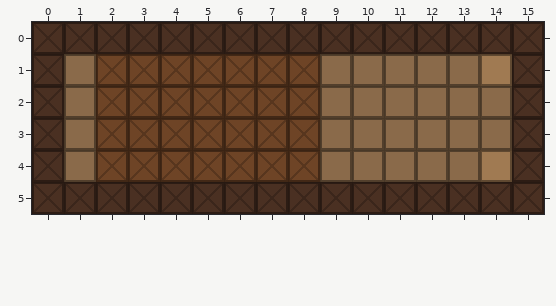
One commit to this Tiled map (JSON): packages/content/cars-src/engine.tmj. That is the earlier state.
Cells are 32x32 px. Shown: x 0..15, y 0..5.
The same view after the edit:
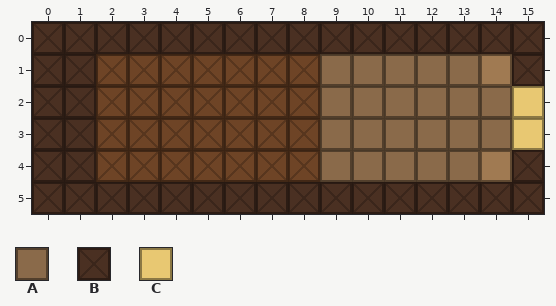
Key: from "cars": A 0, B 1, C 2.
_ is an empty cell.
From old to new:
Layer "cells":
Tile B replaces tile A in rows 1 to 4 at x 1.
Tile C replaces tile B in rows 2 to 3 at x 15.
